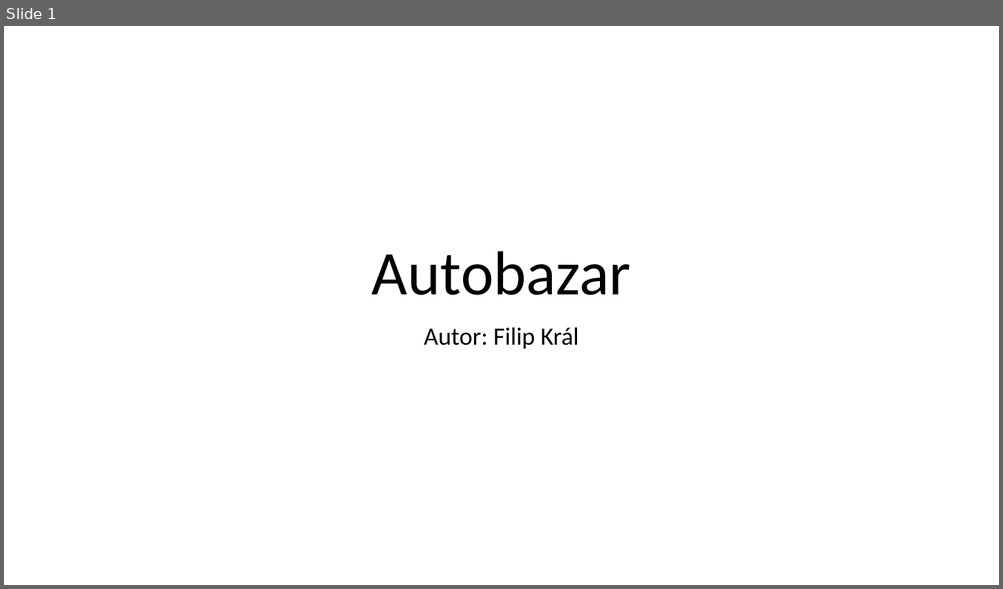
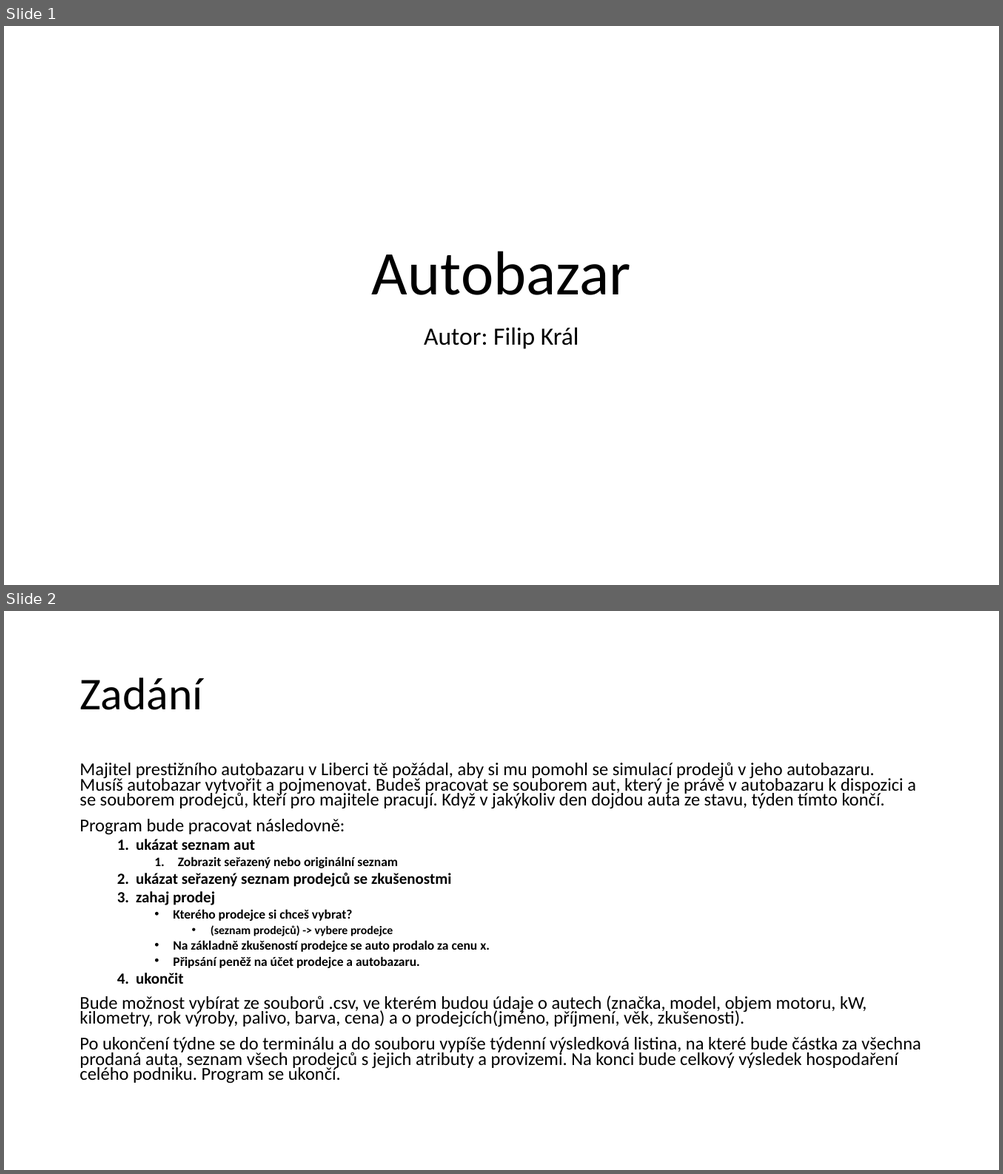
Before and after one commit to filipkralson/2122ALG2-Kral-Autobazar, a slide deck: stuff/Autobazar-SemestralProject.pptx. Shown one above the other, each under a label of ours: slide 1 before the commit, slides 1 and 2 after it. The pictures are 1003x589 and 1003x1174 pixels, drawn with LibreOffice and Linux fonts; fonts in the diff are those of the drawing. Boxes give left, top, right and bottom in pixels: in the first picture for what was removed or moved away, otherwise in the second. Text is boxed around its words. In the diff, an @@ line names an element or a change of style, - is before the commit and + after.

```diff
--- a/stuff/Autobazar-SemestralProject.pptx
+++ b/stuff/Autobazar-SemestralProject.pptx
@@ slide 2 added at (x1=4, y1=611, x2=999, y2=1170), background #FFFFFF @@
@@ title added at (x1=79, y1=678, x2=202, y2=710), 44 pt, text #000000 @@
+Zadání
@@ text added at (x1=79, y1=762, x2=921, y2=1084), 17.5 pt, text #000000 @@
+Majitel prestižního autobazaru v Liberci tě požádal, aby si mu pomohl se simulací prodejů v jeho autobazaru. Musíš autobazar vytvořit a pojmenovat. Budeš pracovat se souborem aut, který je právě v autobazaru k dispozici a se souborem prodejců, kteří pro majitele pracují. Když v jakýkoliv den dojdou auta ze stavu, týden tímto končí.
+Program bude pracovat následovně:
+  1. ukázat seznam aut
+    1. Zobrazit seřazený nebo originální seznam
+  2. ukázat seřazený seznam prodejců se zkušenostmi
+  3. zahaj prodej
+    • Kterého prodejce si chceš vybrat?
+      • (seznam prodejců) -> vybere prodejce
+    • Na základně zkušeností prodejce se auto prodalo za cenu x.
+    • Připsání peněž na účet prodejce a autobazaru.
+  4. ukončit
+Bude možnost vybírat ze souborů .csv, ve kterém budou údaje o autech (značka, model, objem motoru, kW, kilometry, rok výroby, palivo, barva, cena) a o prodejcích(jméno, příjmení, věk, zkušenosti).
+Po ukončení týdne se do terminálu a do souboru vypíše týdenní výsledková listina, na které bude částka za všechna prodaná auta, seznam všech prodejců s jejich atributy a provizemi. Na konci bude celkový výsledek hospodaření celého podniku. Program se ukončí.
```
Also in this commit, not shown: 3 other slides added, 1 slide removed, 9 other files.
